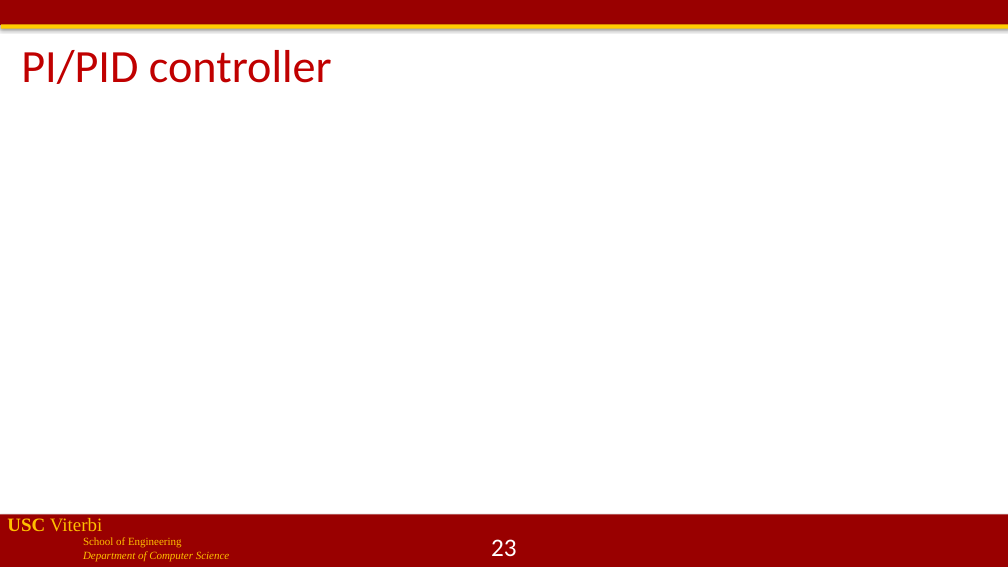
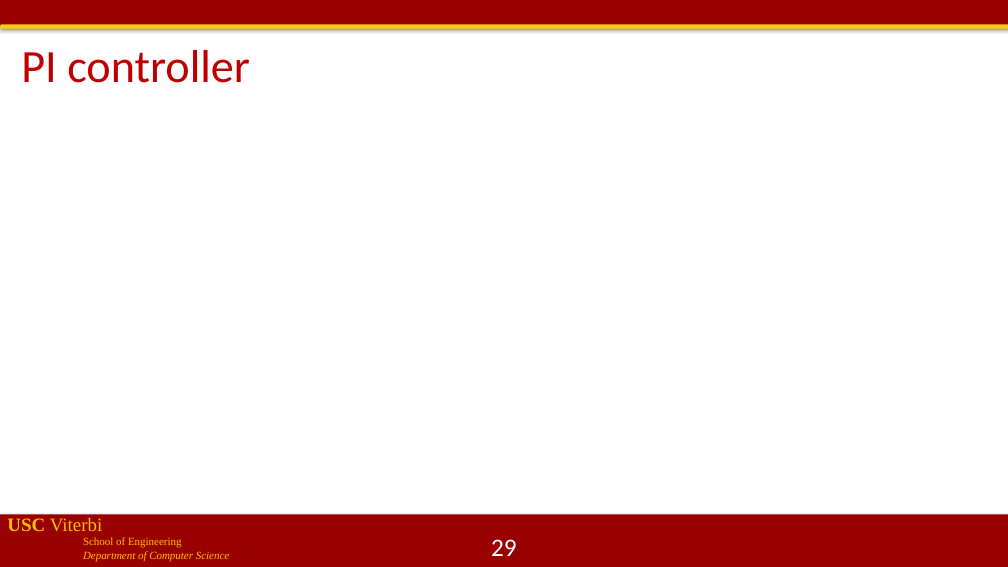
Before and after one commit to jdeshmukh/jdeshmukh.github.io, a slide deck: slide 29 of teaching/cs513slides/lecture5-Control.pptx (slide 23 before the commit). Drawn at 1008x567 pixels with LibreOffice and Linux fonts; fonts in the diff are those of the drawing; grey boxes stand for pictures; background and template pictures are left out. Boxes give left, top, right and bottom in pixels: in the first picture for what was removed or moved away, otherwise in the second. Text is boxed around its words. In the diff, an @@ line names an element or a change of style, - is before the commit and + after.

```diff
--- a/teaching/cs513slides/lecture5-Control.pptx
+++ b/teaching/cs513slides/lecture5-Control.pptx
@@ title at (x1=21, y1=50, x2=250, y2=83): text changed @@
-PI/PID controller
+PI controller
@@ page number at (x1=491, y1=539, x2=517, y2=556): text changed @@
-23
+29
```
Also in this commit, not shown: 18 other slides changed, 11 slides added, 1 slide removed, 1 other file.
